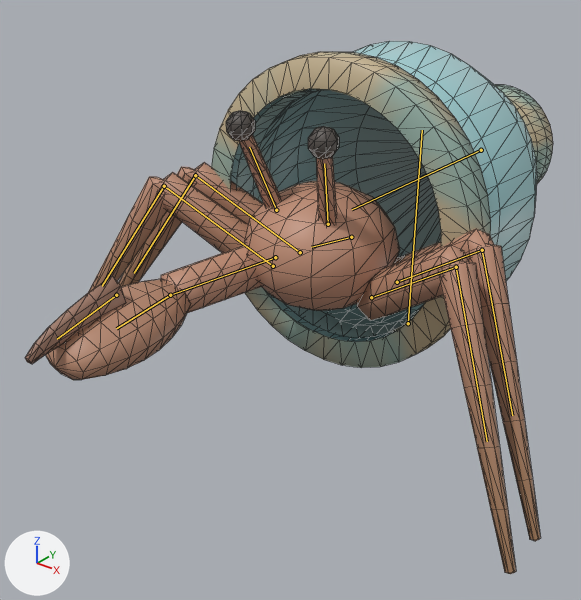
The glTF model assets/creatures/bottle_hermit/bottle_hermit.glb, before and after one commit.
Rendered twice from a camera (50 mm lens) standing at (0.568, -1.013, 0.597) and looking at (-0.03, -0.265, 0.133). Every picture has the same lights, and +X, +Y and +Z are marked at lower left. The older version comes first. The bones that bend it are drawn over the model as lines. Mesh edges are drawn as thin lines.

The first picture shows 'bottle_hermit'.
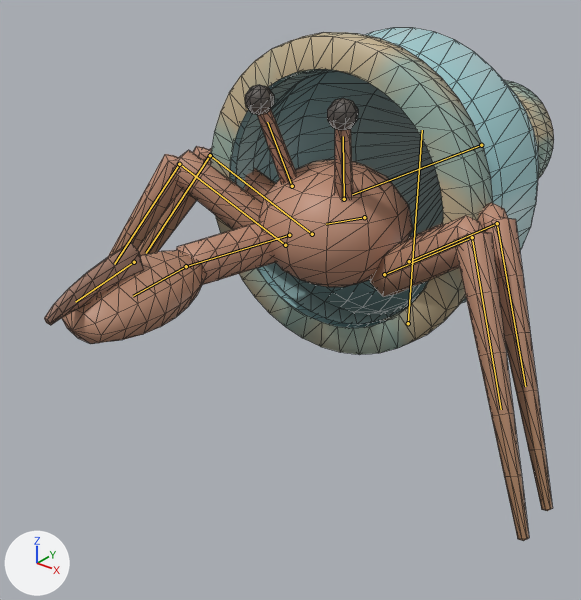
The newer file adds an action. The first version stands in its rest pose; the second is drawn at frame 8 of the action 'idle_b'.

What differs and where, as boxes (x1, y1, x2, y2) in the pictures (581 x 600 px):
'bottle_hermit', posed: before (25, 41, 553, 574); after (44, 28, 554, 541)
bone 'glass', root to tip: before (481, 150) to (352, 209); after (481, 145) to (352, 194)
bone 'body', root to tip: before (351, 237) to (311, 247); after (364, 217) to (326, 224)

The change, as a diff of the scene's bpy script:
```diff
--- a/assets/creatures/bottle_hermit/bottle_hermit.glb.py
+++ b/assets/creatures/bottle_hermit/bottle_hermit.glb.py
@@ bone_glass @@
 bone_glass = bpy.data.objects['Armature'].pose.bones['glass']  # child of 'root'
-bone_glass.location = (0.0, 0.0, 0.0)
-bone_glass.rotation_quaternion = (1.0, 0.0, 0.0, 0.0)  # degrees (0, 0, 0)
+bone_glass.location = (0.0, 0.0, 0.009)
+bone_glass.rotation_quaternion = (1.0, 0.016, 0.0, 0.0)  # degrees (2, 0, 0)
@@ bone_body @@
 bone_body = bpy.data.objects['Armature'].pose.bones['body']  # child of 'glass'
-bone_body.location = (0.0, 0.0, 0.0)
+bone_body.location = (0.0, -0.03, -0.005)
```
